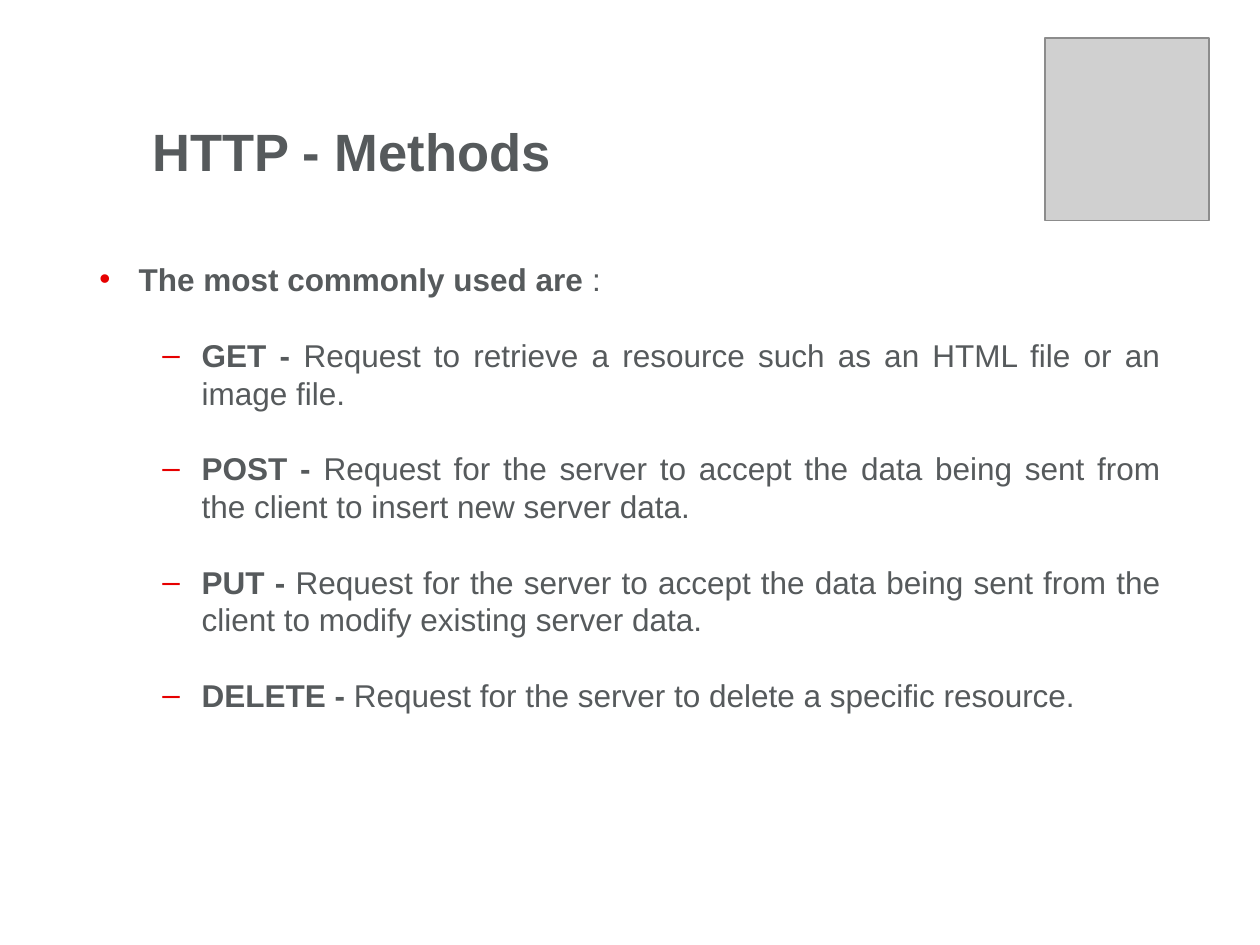
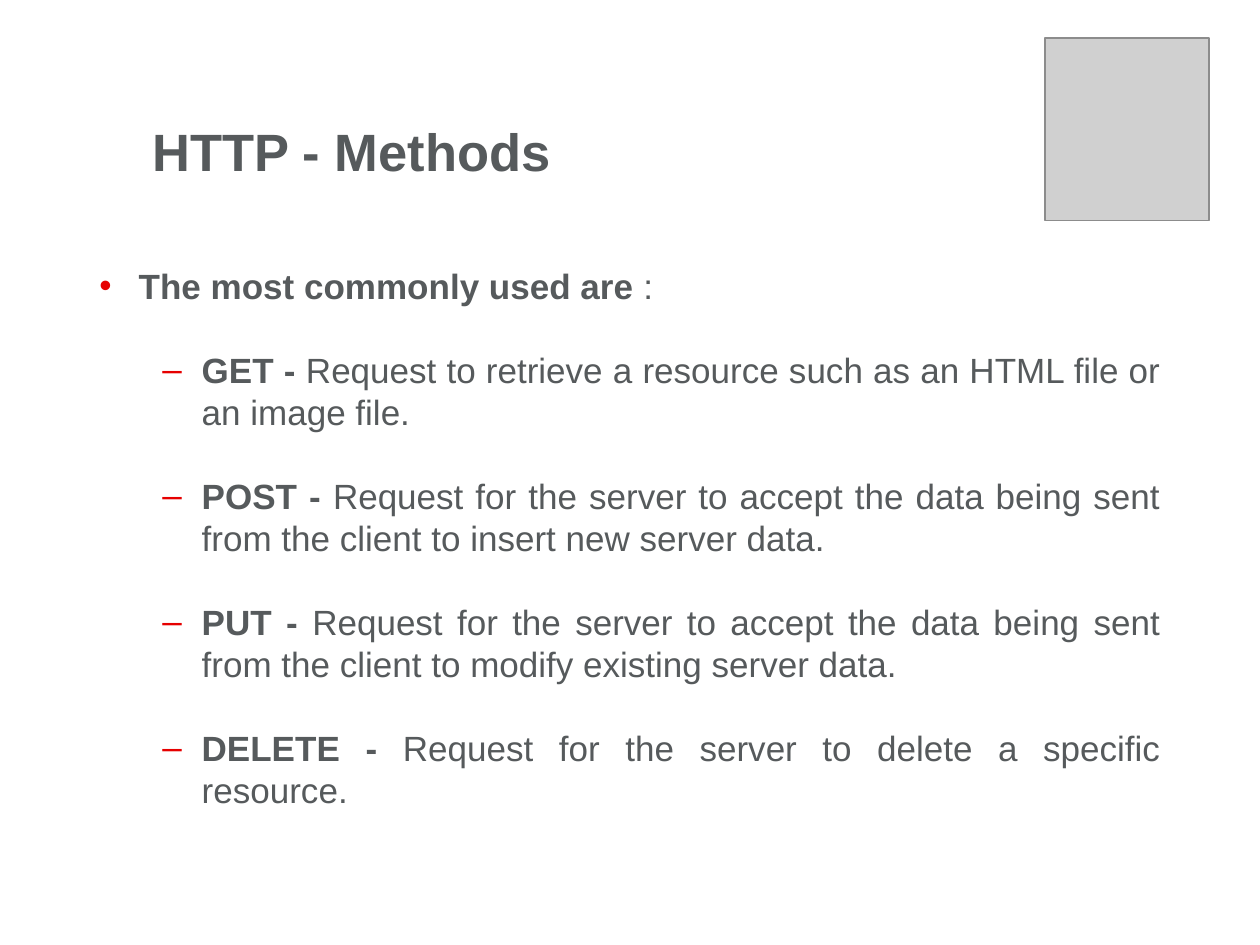
Before and after one commit to alexandruvlad/JavaDocs, a slide deck: slide 26 of Servlets/Day1/Docs/Web Presentation-Part1.pptx. Drawn at 1260x945 pixels with LibreOffice and Linux fonts; fonts in the diff are those of the drawing; grey boxes stand for pictures; background and template pictures are left out. Boxes give left, top, right and bottom in pixels: in the first picture for what was removed or moved away, otherwise in the second. Text is boxed around its words. In the diff, an @@ line names an element or a change of style, - is before the commit and + after.

```diff
--- a/Servlets/Day1/Docs/Web Presentation-Part1.pptx
+++ b/Servlets/Day1/Docs/Web Presentation-Part1.pptx
@@ text "The most commonly used are ..." at [139, 273, 1160, 804]: size 18 to 20 pt @@
```
Also in this commit, not shown: 15 other slides changed, 20 other files.
